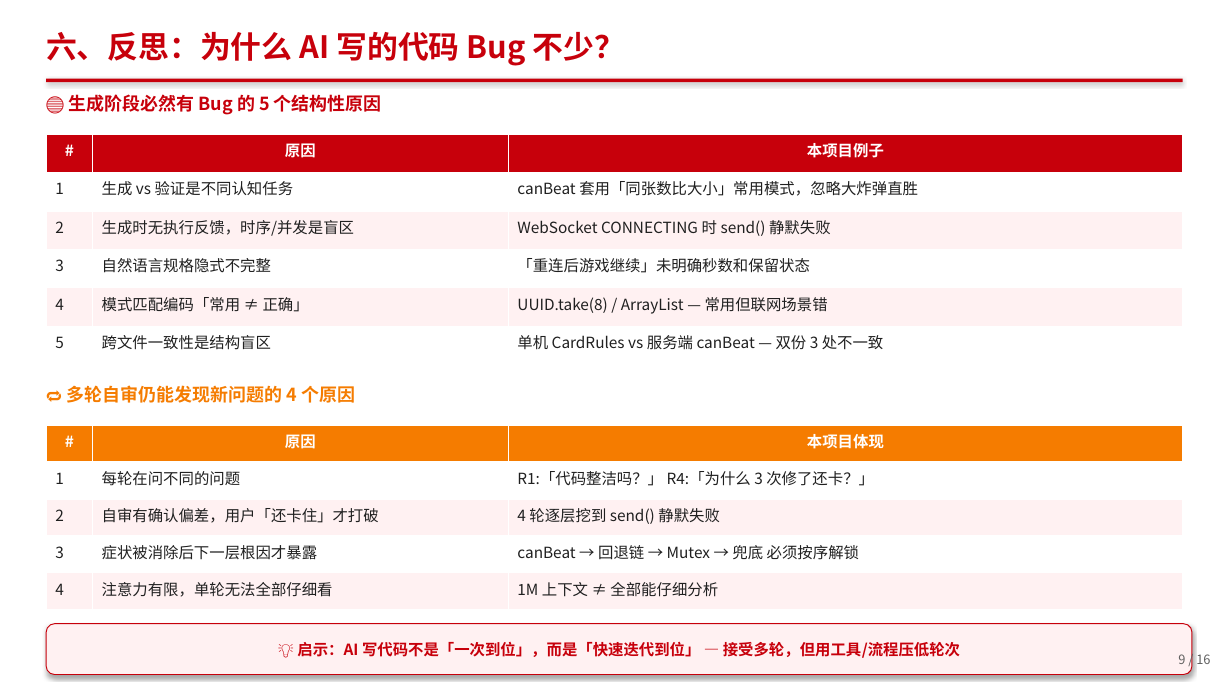
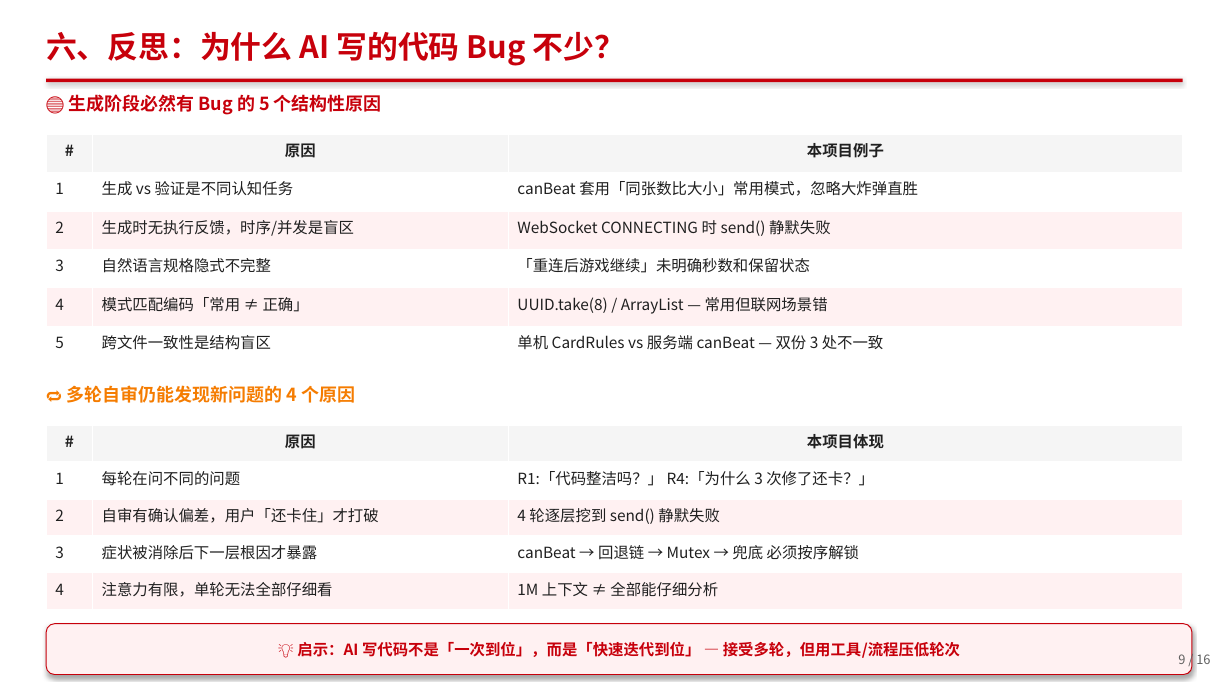
Before and after one commit to berming/AndroidAPP, a slide deck: slide 9 of docs/dev_summary.pptx. Drawn at 1232x693 pixels with LibreOffice and Linux fonts; fonts in the diff are those of the drawing. Boxes give left, top, right and bottom in pixels: in the first picture for what was removed or moved away, otherwise in the second. Text is boxed around its words. In the diff, an @@ line names an element or a change of style, - is before the commit and + after.

```diff
--- a/docs/dev_summary.pptx
+++ b/docs/dev_summary.pptx
@@ table at <box>46,134,1183,365</box> @@
@@ fill #C7000B to #F5F5F5 in row 1 @@
@@ text colour #FFFFFF to #202020 in "#", "原因", "本项目例子" @@
@@ table at <box>46,425,1183,610</box> @@
@@ fill #F57C00 to #F5F5F5 in row 1 @@
@@ text colour #FFFFFF to #202020 in "#", "原因", "本项目体现" @@
```
Also in this commit, not shown: 12 other slides changed, 3 other files.
